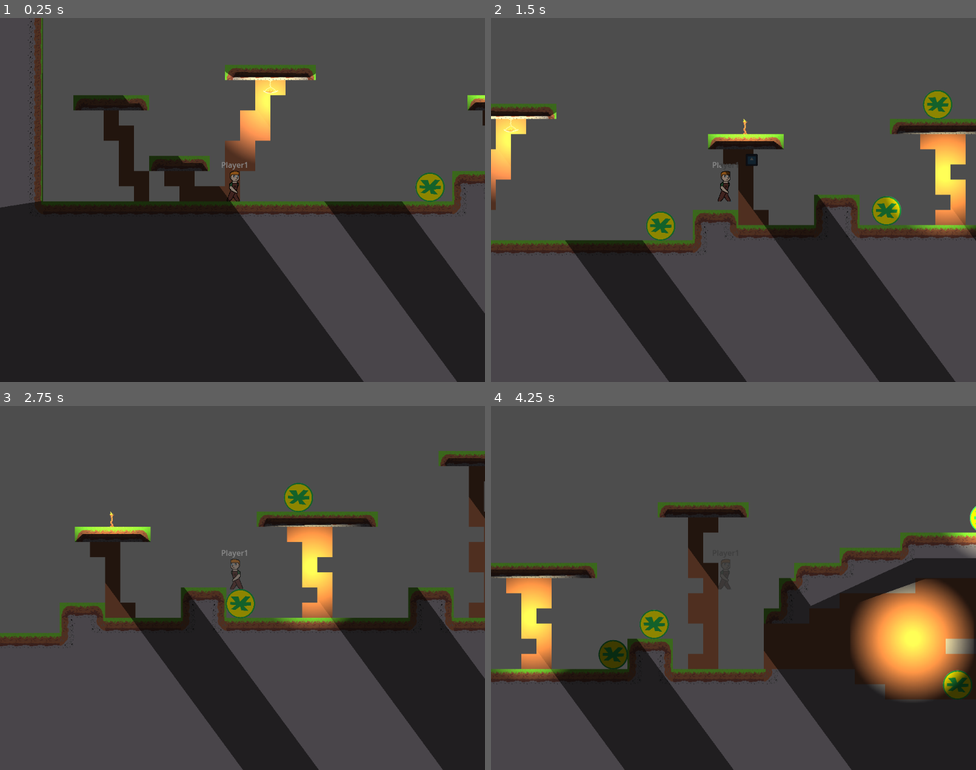
Above: before the commit, frames 1-4 (two rows, left to right).
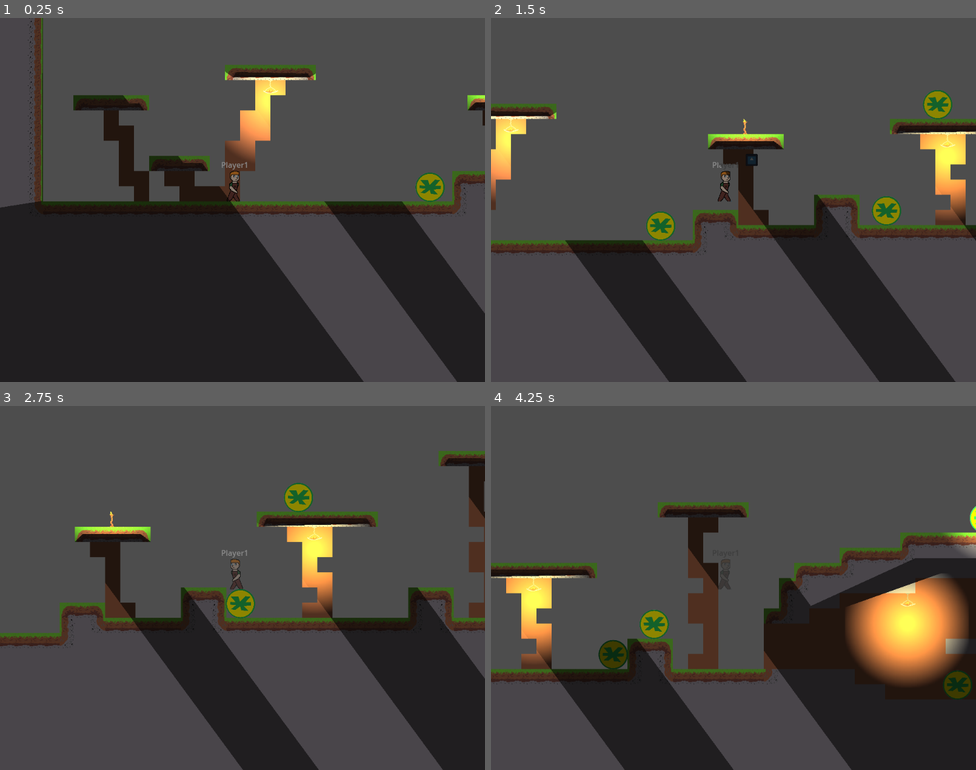
Above: after the commit, the same moments.

Repository: zac112/HeroFarmer
Game: Godot game, scene res://Assets/Platform/level_1.1.tscn
Same seed, same stepped clock (60 frames per second), same inputs: the game is played once before the commit and once after it. This scene is started directly instead of the project's main scene. The engine's default icon, where the game draws it, is replaced by a stand-in: a white triangle on a blue panel in a dark square.
Inputs:
- Up to frame 1 (0.25 s): no input
- Up to frame 2 (1.5 s): hold Space (Farm_action) 0.53-1.28 s; hold D (Farm_right) from 0.53 s (still down); tap W (Farm_up) at 0.77 s; tap Space (Farm_action) at 1.35 s
- Up to frame 3 (2.75 s): tap W (Farm_up) at 1.52 s; release D (Farm_right) at 2.03 s; hold A (Farm_left) from 2.03 s (still down); hold Space (Farm_action) from 2.03 s (still down)
- Up to frame 4 (4.25 s): release A (Farm_left) at 2.78 s; release Space (Farm_action) at 2.78 s; hold D (Farm_right) from 2.78 s (still down); tap Space (Farm_action) at 2.85 s; tap W (Farm_up) at 3.02, 3.77 s; hold Space (Farm_action) from 3.53 s (still down)

The runs differ from the first frame. In frame 1, less than 0.1% of the frame differs, in the area x 55-56%, y 19-21%; in frame 2, 1.8%; in frame 3, 1.7%; in frame 4, 7.4%, in the area x 0-100%, y 46-81%.

Commit message:
Actually added animated lightsources

Diff:
--- a/Assets/Platform/level_1.1.tscn
+++ b/Assets/Platform/level_1.1.tscn
@@ -553,7 +553,7 @@
 texture_scale = 4.11
 
 [node name="PointLight2D2" type="PointLight2D" parent="."]
-position = Vector2(901, -129)
+position = Vector2(906, -166)
 color = Color(1, 1, 0.847059, 1)
 energy = 3.16
 blend_mode = 2
@@ -589,7 +589,7 @@
 texture_scale = 4.11
 
 [node name="PointLight2D3" type="PointLight2D" parent="."]
-position = Vector2(1706, -85)
+position = Vector2(1695, -117)
 color = Color(1, 1, 0.847059, 1)
 energy = 3.16
 blend_mode = 2
@@ -598,7 +598,7 @@
 texture_scale = 4.11
 
 [node name="PointLight2D4" type="PointLight2D" parent="."]
-position = Vector2(2077, -84)
+position = Vector2(2087, -110)
 color = Color(1, 1, 0.847059, 1)
 energy = 3.16
 blend_mode = 2
@@ -609,9 +609,41 @@
 [node name="Hanginglightall" type="AnimatedSprite2D" parent="."]
 position = Vector2(-15, -234)
 sprite_frames = SubResource("SpriteFrames_0edfc")
-frame_progress = 0.972179
+autoplay = "default"
+frame_progress = 0.805196
+
+[node name="Hanginglightall2" type="AnimatedSprite2D" parent="."]
+position = Vector2(907, -202)
+sprite_frames = SubResource("SpriteFrames_0edfc")
+autoplay = "default"
+frame_progress = 0.681045
+
+[node name="Hanginglightall3" type="AnimatedSprite2D" parent="."]
+position = Vector2(1697, -170)
+sprite_frames = SubResource("SpriteFrames_0edfc")
+autoplay = "default"
+frame_progress = 0.53384
+
+[node name="Hanginglightall4" type="AnimatedSprite2D" parent="."]
+position = Vector2(2081, -170)
+sprite_frames = SubResource("SpriteFrames_0edfc")
+autoplay = "default"
+frame_progress = 0.403485
 
 [node name="Standingtorchall" type="AnimatedSprite2D" parent="."]
 position = Vector2(479, -234)
 sprite_frames = SubResource("SpriteFrames_f243x")
-frame_progress = 0.69443
+autoplay = "default"
+frame_progress = 0.527441
+
+[node name="Standingtorchall2" type="AnimatedSprite2D" parent="."]
+position = Vector2(1875, -330)
+sprite_frames = SubResource("SpriteFrames_f243x")
+autoplay = "default"
+frame_progress = 0.623783
+
+[node name="Standingtorchall3" type="AnimatedSprite2D" parent="."]
+position = Vector2(2977, -330)
+sprite_frames = SubResource("SpriteFrames_f243x")
+autoplay = "default"
+frame_progress = 0.839094
